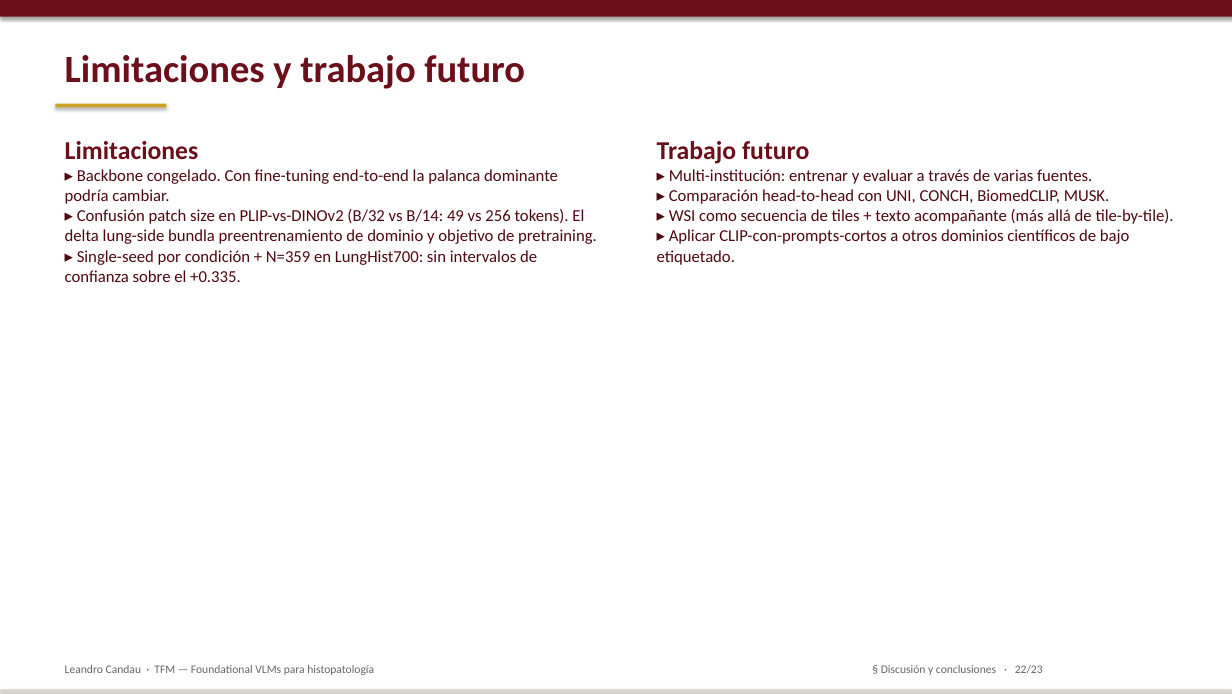
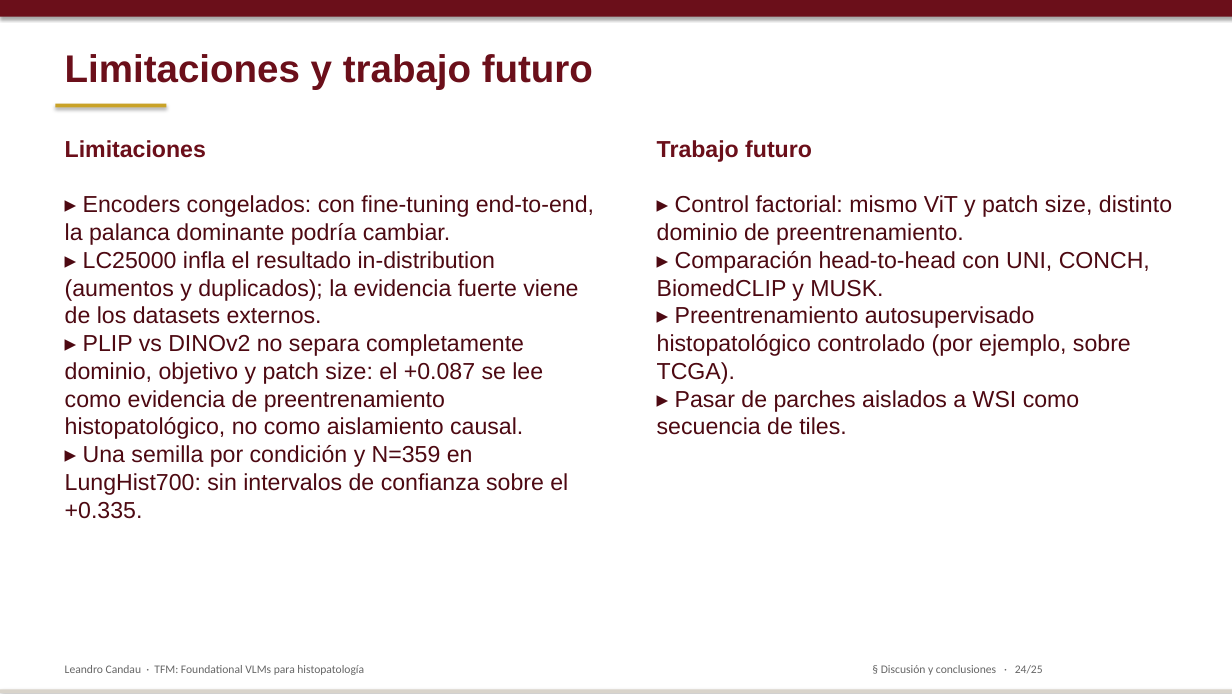
Before and after one commit to lcandau/histopathology-clip-lab, a slide deck: slide 24 of report/TFM_defense.pptx (slide 22 before the commit). Drawn at 1232x694 pixels with LibreOffice and Linux fonts; fonts in the diff are those of the drawing. Boxes give left, top, right and bottom in pixels: in the first picture for what was removed or moved away, otherwise in the second. Text is boxed around its words. In the diff, an @@ line names an element or a change of style, - is before the commit and + after.

```diff
--- a/report/TFM_defense.pptx
+++ b/report/TFM_defense.pptx
@@ text "Limitaciones y trabajo futuro" at [65,54,593,89]: font Calibri to Arial @@
@@ text at [65,140,206,158]: size 20 to 18 pt, font Calibri to Arial in "Limitaciones" @@
@@ text at [657,140,812,162]: size 20 to 18 pt, font Calibri to Arial in "Trabajo futuro" @@
@@ text at [65,195,594,519]: text changed; size 13 to 18 pt; font Calibri to Arial @@
-▸ Backbone congelado. Con fine-tuning end-to-end la palanca dominante podría cambiar.
-▸ Confusión patch size en PLIP-vs-DINOv2 (B/32 vs B/14: 49 vs 256 tokens). El delta lung-side bundla preentrenamiento de dominio y objetivo de pretraining.
-▸ Single-seed por condición + N=359 en LungHist700: sin intervalos de confianza sobre el +0.335.
+▸ Encoders congelados: con fine-tuning end-to-end, la palanca dominante podría cambiar.
+▸ LC25000 infla el resultado in-distribution (aumentos y duplicados); la evidencia fuerte viene de los datasets externos.
+▸ PLIP vs DINOv2 no separa completamente dominio, objetivo y patch size: el +0.087 se lee como evidencia de preentrenamiento histopatológico, no como aislamiento causal.
+▸ Una semilla por condición y N=359 en LungHist700: sin intervalos de confianza sobre el +0.335.
@@ text at [657,195,1172,435]: text changed; size 13 to 18 pt; font Calibri to Arial @@
-▸ Multi-institución: entrenar y evaluar a través de varias fuentes.
-▸ Comparación head-to-head con UNI, CONCH, BiomedCLIP, MUSK.
-▸ WSI como secuencia de tiles + texto acompañante (más allá de tile-by-tile).
-▸ Aplicar CLIP-con-prompts-cortos a otros dominios científicos de bajo etiquetado.
+▸ Control factorial: mismo ViT y patch size, distinto dominio de preentrenamiento.
+▸ Comparación head-to-head con UNI, CONCH, BiomedCLIP y MUSK.
+▸ Preentrenamiento autosupervisado histopatológico controlado (por ejemplo, sobre TCGA).
+▸ Pasar de parches aislados a WSI como secuencia de tiles.
@@ text at [65,665,364,675]: text changed @@
-Leandro Candau · TFM — Foundational VLMs para histopatología
+Leandro Candau · TFM: Foundational VLMs para histopatología
@@ text at [881,665,1043,675]: text changed @@
-§ Discusión y conclusiones · 22/23
+§ Discusión y conclusiones · 24/25
```
Also in this commit, not shown: 12 other slides changed, 11 slides added, 9 slides removed, 40 other files.
